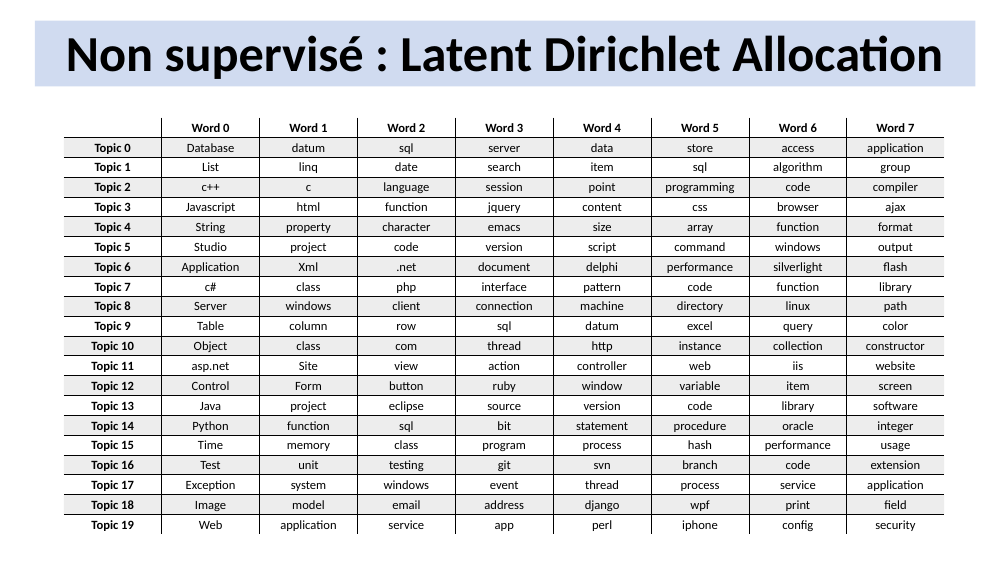
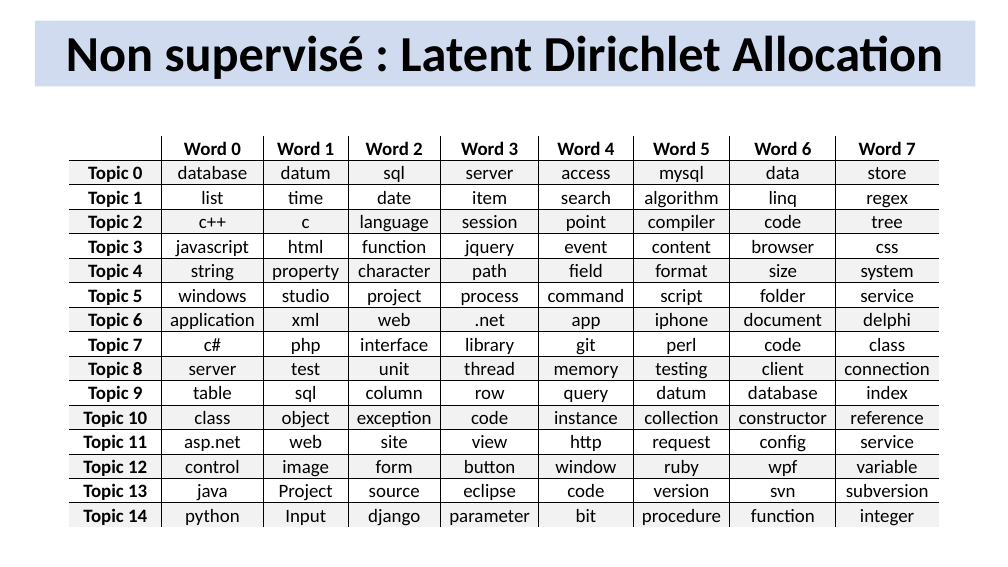
Before and after one commit to ridurand/OCR06, a slide deck: slide 12 of Catégorisez automatiquement des questions (soutenance).pptx. Drawn at 1008x567 pixels with LibreOffice and Linux fonts; fonts in the diff are those of the drawing. Boxes give left, top, right and bottom in pixels: in the first picture for what was removed or moved away, otherwise in the second. Text is boxed around its words. In the diff, an @@ line names an element or a change of style, - is before the commit and + after.

```diff
--- a/Catégorisez automatiquement des questions (soutenance).pptx
+++ b/Catégorisez automatiquement des questions (soutenance).pptx
@@ table at (x1=70, y1=136, x2=939, y2=530) @@
-row 2: Topic 0 | Database | datum | sql | server | data | store | access | application
-row 3: Topic 1 | List | linq | date | search | item | sql | algorithm | group
-row 4: Topic 2 | c++ | c | language | session | point | programming | code | compiler
-row 5: Topic 3 | Javascript | html | function | jquery | content | css | browser | ajax
-row 6: Topic 4 | String | property | character | emacs | size | array | function | format
-row 7: Topic 5 | Studio | project | code | version | script | command | windows | output
-row 8: Topic 6 | Application | Xml | .net | document | delphi | performance | silverlight | flash
-row 9: Topic 7 | c# | class | php | interface | pattern | code | function | library
-row 10: Topic 8 | Server | windows | client | connection | machine | directory | linux | path
-row 11: Topic 9 | Table | column | row | sql | datum | excel | query | color
-row 12: Topic 10 | Object | class | com | thread | http | instance | collection | constructor
-row 13: Topic 11 | asp.net | Site | view | action | controller | web | iis | website
-row 14: Topic 12 | Control | Form | button | ruby | window | variable | item | screen
-row 15: Topic 13 | Java | project | eclipse | source | version | code | library | software
-row 16: Topic 14 | Python | function | sql | bit | statement | procedure | oracle | integer
-row 17: Topic 15 | Time | memory | class | program | process | hash | performance | usage
-row 18: Topic 16 | Test | unit | testing | git | svn | branch | code | extension
-row 19: Topic 17 | Exception | system | windows | event | thread | process | service | application
-row 20: Topic 18 | Image | model | email | address | django | wpf | print | field
-row 21: Topic 19 | Web | application | service | app | perl | iphone | config | security
+row 2: Topic 0 | database | datum | sql | server | access | mysql | data | store
+row 3: Topic 1 | list | time | date | item | search | algorithm | linq | regex
+row 4: Topic 2 | c++ | c | language | session | point | compiler | code | tree
+row 5: Topic 3 | javascript | html | function | jquery | event | content | browser | css
+row 6: Topic 4 | string | property | character | path | field | format | size | system
+row 7: Topic 5 | windows | studio | project | process | command | script | folder | service
+row 8: Topic 6 | application | xml | web | .net | app | iphone | document | delphi
+row 9: Topic 7 | c# | php | interface | library | git | perl | code | class
+row 10: Topic 8 | server | test | unit | thread | memory | testing | client | connection
+row 11: Topic 9 | table | sql | column | row | query | datum | database | index
+row 12: Topic 10 | class | object | exception | code | instance | collection | constructor | reference
+row 13: Topic 11 | asp.net | web | site | view | http | request | config | service
+row 14: Topic 12 | control | image | form | button | window | ruby | wpf | variable
+row 15: Topic 13 | java | Project | source | eclipse | code | version | svn | subversion
+row 16: Topic 14 | python | Input | django | parameter | bit | procedure | function | integer
@@ table resized from (x1=64, y1=118, x2=948, y2=535) to (x1=70, y1=136, x2=939, y2=530) @@
```
Also in this commit, not shown: 3 other slides changed, 6 other files.
